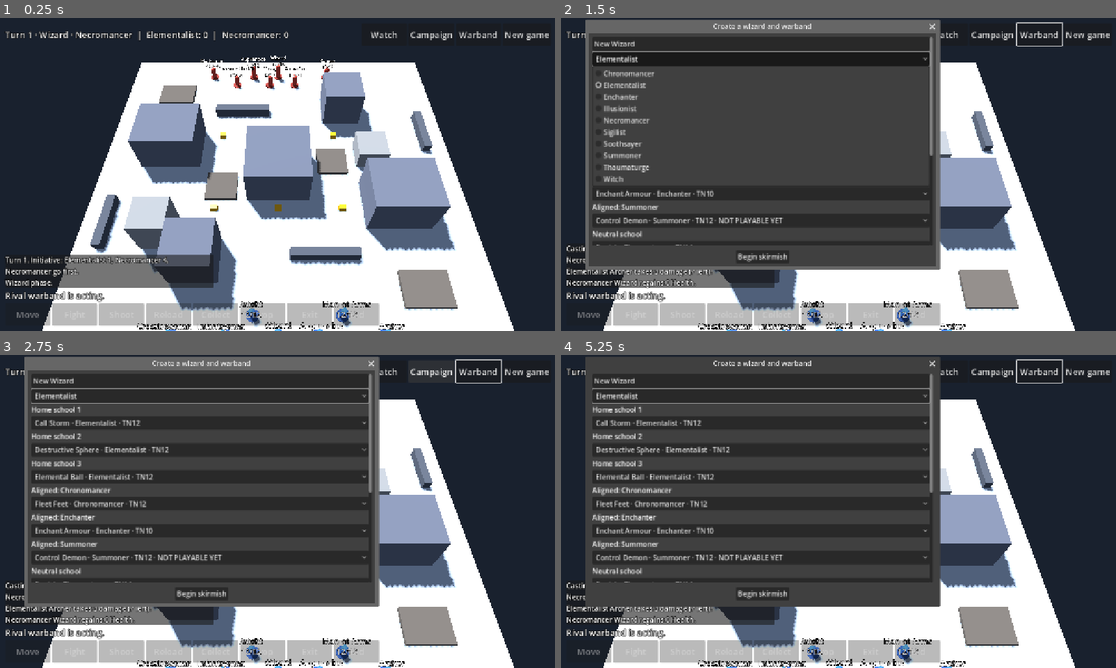
Above: before the commit, frames 1-4 (two rows, left to right).
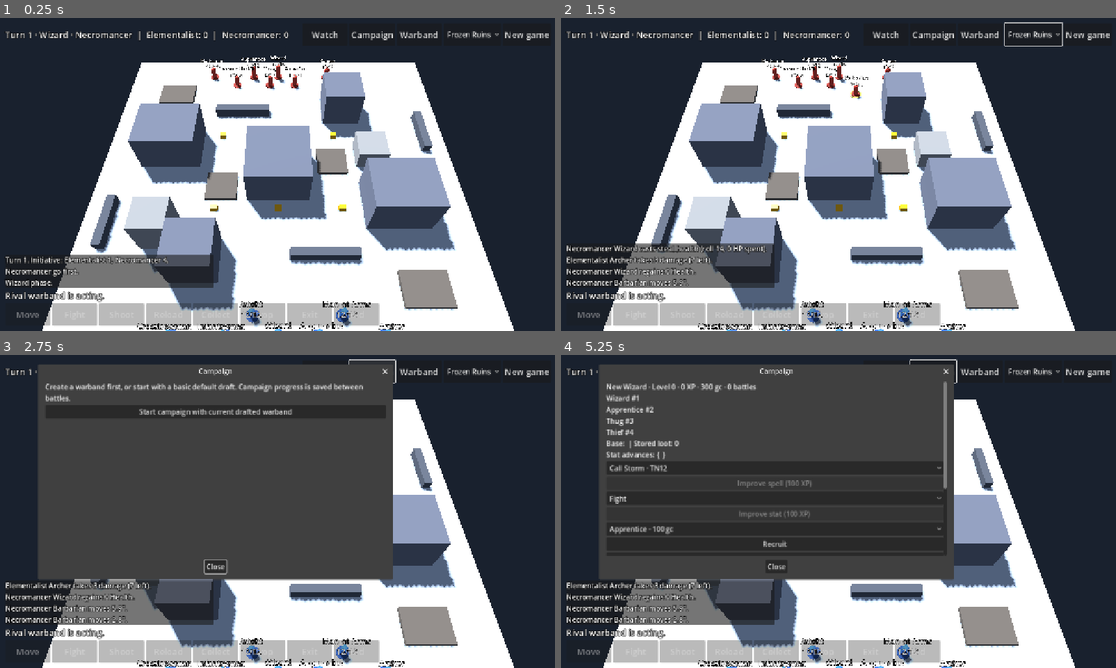
Above: after the commit, the same moments.

Repository: drag0nblad3/Frostgame
Game: Godot game, scene res://scenes/main.tscn
Two runs of this game, one before a commit and one after it. Both use one fixed random seed, a clock stepped at 60 frames per second and the inputs below.
Inputs (mouse positions are in pixels of both pictures, inside the frame that each line leads up to):
- Up to frame 1 (0.25 s): no input
- Up to frame 2 (1.5 s): click (1032, 33) at 0.5 s, where only the run after the commit has a clickable "Frozen Ruins"; click (760, 58) at 1.25 s, where only the run before the commit has a clickable "Elementalist"
- Up to frame 3 (2.75 s): click "Campaign" at 2 s
- Up to frame 4 (5.25 s): click "Campaign" at 2.75 s; click "New game" at 3.5 s; click "New game" at 4.25 s; click (777, 411) at 5 s, where only the run after the commit has a clickable "Start campaign with current d…"

The runs differ from the first frame. In frame 1, 0.4% of the frame differs, in the area x 56-90%, y 4-8%; in frame 2, 43%, in the area x 1-90%, y 0-87%; in frame 3, 16%; in frame 4, 15%.

Commit message:
Implement selectable Mausoleum scenario with recurring skeleton reinforcements

Diff:
--- /dev/null
+++ b/data/boards/mausoleum.json
@@ -0,0 +1,145 @@
+{
+  "id": "mausoleum",
+  "name": "The Mausoleum",
+  "size": [
+    36,
+    36
+  ],
+  "pieces": [
+    {
+      "kind": "ruin",
+      "rect": [
+        4,
+        12,
+        6,
+        5
+      ]
+    },
+    {
+      "kind": "ruin",
+      "rect": [
+        26,
+        19,
+        6,
+        5
+      ]
+    },
+    {
+      "kind": "ruin",
+      "rect": [
+        15,
+        15,
+        6,
+        6
+      ]
+    },
+    {
+      "kind": "ruin",
+      "rect": [
+        9,
+        25,
+        4,
+        4
+      ]
+    },
+    {
+      "kind": "ruin",
+      "rect": [
+        23,
+        7,
+        4,
+        4
+      ]
+    },
+    {
+      "kind": "wall",
+      "rect": [
+        11,
+        9,
+        6,
+        0.8
+      ]
+    },
+    {
+      "kind": "wall",
+      "rect": [
+        19,
+        26.2,
+        6,
+        0.8
+      ]
+    },
+    {
+      "kind": "wall",
+      "rect": [
+        2,
+        21,
+        0.8,
+        5
+      ]
+    },
+    {
+      "kind": "wall",
+      "rect": [
+        33.2,
+        10,
+        0.8,
+        5
+      ]
+    },
+    {
+      "kind": "rubble",
+      "rect": [
+        11,
+        18,
+        3,
+        3
+      ]
+    },
+    {
+      "kind": "rubble",
+      "rect": [
+        22,
+        15,
+        3,
+        3
+      ]
+    },
+    {
+      "kind": "rubble",
+      "rect": [
+        28,
+        28,
+        4,
+        3
+      ]
+    },
+    {
+      "kind": "rubble",
+      "rect": [
+        4,
+        5,
+        4,
+        3
+      ]
+    },
+    {
+      "kind": "platform",
+      "rect": [
+        7,
+        19,
+        3,
+        3
+      ]
+    },
+    {
+      "kind": "tower",
+      "rect": [
+        27,
+        10,
+        3,
+        3
+      ]
+    }
+  ]
+}
--- /dev/null
+++ b/data/scenarios/mausoleum.json
@@ -0,0 +1,221 @@
+{
+  "id": "mausoleum",
+  "name": "The Mausoleum",
+  "board": "mausoleum",
+  "warbands": [
+    {
+      "name": "Elementalist",
+      "figures": [
+        {
+          "type": "wizard",
+          "at": [
+            18,
+            3
+          ]
+        },
+        {
+          "type": "apprentice",
+          "at": [
+            15,
+            3
+          ]
+        },
+        {
+          "type": "knight",
+          "at": [
+            20,
+            4.5
+          ]
+        },
+        {
+          "type": "man_at_arms",
+          "at": [
+            13,
+            4.5
+          ]
+        },
+        {
+          "type": "infantryman",
+          "at": [
+            22,
+            3
+          ]
+        },
+        {
+          "type": "archer",
+          "at": [
+            10,
+            3
+          ]
+        },
+        {
+          "type": "crossbowman",
+          "at": [
+            26,
+            3
+          ]
+        }
+      ],
+      "spells": {
+        "elemental_bolt": 12,
+        "elemental_shield": 10,
+        "fleet_feet": 12,
+        "strength": 12,
+        "heal": 12,
+        "combat_awareness": 16
+      }
+    },
+    {
+      "name": "Necromancer",
+      "figures": [
+        {
+          "type": "wizard",
+          "at": [
+            18,
+            33
+          ]
+        },
+        {
+          "type": "apprentice",
+          "at": [
+            21,
+            33
+          ]
+        },
+        {
+          "type": "barbarian",
+          "at": [
+            16,
+            31.5
+          ]
+        },
+        {
+          "type": "treasure_hunter",
+          "at": [
+            23,
+            31.5
+          ]
+        },
+        {
+          "type": "thug",
+          "at": [
+            19,
+            31.5
+          ]
+        },
+        {
+          "type": "ranger",
+          "at": [
+            12,
+            33
+          ]
+        },
+        {
+          "type": "marksman",
+          "at": [
+            26,
+            33
+          ]
+        }
+      ],
+      "spells": {
+        "bone_dart": 10,
+        "steal_health": 10,
+        "fleet_feet": 12,
+        "glow": 14,
+        "mind_lock": 16,
+        "strength": 14
+      }
+    }
+  ],
+  "treasures": [
+    [
+      14.4,
+      14.4
+    ],
+    [
+      21.6,
+      14.4
+    ],
+    [
+      14.4,
+      21.6
+    ],
+    [
+      21.6,
+      21.6
+    ],
+    [
+      18,
+      10
+    ],
+    [
+      18,
+      25
+    ]
+  ],
+  "random_encounters": false,
+  "forced_combat": true,
+  "reinforcements": [
+    [
+      18,
+      13.5
+    ],
+    [
+      22.5,
+      18
+    ],
+    [
+      18,
+      22.5
+    ],
+    [
+      13.5,
+      18
+    ]
+  ],
+  "creatures": [
+    {
+      "type": "skeleton",
+      "at": [
+        18,
+        13.5
+      ]
+    },
+    {
+      "type": "skeleton",
+      "at": [
+        22.5,
+        18
+      ]
+    },
+    {
+      "type": "skeleton",
+      "at": [
+        18,
+        22.5
+      ]
+    },
+    {
+      "type": "skeleton",
+      "at": [
+        13.5,
+        18
+      ]
+    },
+    {
+      "type": "skeleton",
+      "at": [
+        18,
+        11.2
+      ]
+    },
+    {
+      "type": "skeleton",
+      "at": [
+        18,
+        23.8
+      ]
+    }
+  ]
+}
--- a/src/core/state/encounter_actions.gd
+++ b/src/core/state/encounter_actions.gd
@@ -46,6 +46,28 @@
 			break
 	if not found:
 		return
+	_spawn_at(type, at)
+
+
+func on_end_turn() -> void:
+	var s := c.state
+	if s.reinforcement_points.is_empty() or s.creature_db == null:
+		return
+	var at := s.reinforcement_points[c.dice.pick(s.reinforcement_points.size())]
+	var grid := MoveGrid.new(s.board, null, s.figures)
+	var candidates: Array[Vector2] = [at]
+	for dx in range(-3, 4):
+		for dy in range(-3, 4):
+			candidates.append(at + Vector2(dx, dy) * 0.5)
+	candidates.sort_custom(func(a: Vector2, b: Vector2) -> bool: return a.distance_squared_to(at) < b.distance_squared_to(at))
+	for p in candidates:
+		if grid.open(MovePlanner.node_at(p)) and s.board.can_stand(p, Figure.BASE_RADIUS):
+			_spawn_at("skeleton", MoveGrid.to_pos(MovePlanner.node_at(p)))
+			return
+
+
+func _spawn_at(type: String, at: Vector2) -> void:
+	var s := c.state
 	var id := 1
 	for f in s.figures:
 		id = maxi(id, f.id + 1)
--- a/src/core/state/game_state.gd
+++ b/src/core/state/game_state.gd
@@ -18,6 +18,7 @@
 var reaction_side := -2
 var pending_intercept := {}
 var random_encounters := false
+var reinforcement_points: Array[Vector2] = []
 var creature_db: FigureDb
 var spellbooks := {}
 var spell_catalog := {}
--- a/src/core/state/scenario_loader.gd
+++ b/src/core/state/scenario_loader.gd
@@ -14,6 +14,8 @@
 	var s := GameState.new()
 	s.board = BoardLoader.load_id(d["board"], terrain)
 	s.random_encounters = d.get("random_encounters", false)
+	for at: Array in d.get("reinforcements", []):
+		s.reinforcement_points.append(Vector2(at[0], at[1]))
 	s.forced_combat = d.get("forced_combat", false)
 	s.creature_db = figures
 	s.spell_catalog = JsonFile.read("res://data/spells.json")
--- a/src/core/state/turn_flow.gd
+++ b/src/core/state/turn_flow.gd
@@ -47,6 +47,7 @@
 	while not s.over and s.waiting(s.current_side()).is_empty():
 		if s.phase == Phase.CREATURE:
 			_c._magic.on_end_turn()
+			_c._encounters.on_end_turn()
 			start_turn()
 			return
 		s.order_index += 1
--- a/src/view/battle/battle_scene.gd
+++ b/src/view/battle/battle_scene.gd
@@ -2,6 +2,7 @@
 ## Composition root for human-vs-bot play or optional bot-vs-bot observation.
 
 const SCENARIO := "treasure_skirmish"
+var _scenario_id := SCENARIO
 ## Pause between bot activations in Auto mode (seconds).
 const AUTO_DELAY := 0.35
 
@@ -47,6 +48,7 @@
 		new_game(0))
 	hud.roster_pressed.connect(_open_roster)
 	hud.campaign_pressed.connect(_open_campaign)
+	hud.scenario_selected.connect(func(id: String) -> void: _scenario_id = id)
 	_campaign.load_save()
 	_rig.tapped.connect(_on_tap)
 	_markers = BattleMarkers.new()
@@ -61,7 +63,7 @@
 	auto_play = false
 	hud.set_auto(false)
 	_wait = 0.0
-	var data: Dictionary = JsonFile.read(ScenarioLoader.DIR + SCENARIO + ".json")
+	var data: Dictionary = JsonFile.read(ScenarioLoader.DIR + _scenario_id + ".json")
 	if _campaign_battle:
 		data["warbands"][0] = _campaign.deployment()
 	elif not _roster.is_empty():
--- a/src/view/hud/battle_hud.gd
+++ b/src/view/hud/battle_hud.gd
@@ -8,6 +8,7 @@
 signal new_game_pressed
 signal roster_pressed
 signal campaign_pressed
+signal scenario_selected(id: String)
 signal action_pressed(action: String)
 
 const LOG_LINES := 4
@@ -52,6 +53,13 @@
 	top.add_child(_auto)
 	top.add_child(_button("Campaign", func() -> void: campaign_pressed.emit()))
 	top.add_child(_button("Warband", func() -> void: roster_pressed.emit()))
+	var scenarios := OptionButton.new()
+	scenarios.add_item("Frozen Ruins")
+	scenarios.set_item_metadata(0, "treasure_skirmish")
+	scenarios.add_item("Mausoleum")
+	scenarios.set_item_metadata(1, "mausoleum")
+	scenarios.item_selected.connect(func(i: int) -> void: scenario_selected.emit(str(scenarios.get_item_metadata(i))))
+	top.add_child(scenarios)
 	top.add_child(_button("New game", func() -> void: new_game_pressed.emit()))
 	_blocks.append(top)
 	var spacer := Control.new()
--- /dev/null
+++ b/tests/unit/test_mausoleum.gd
@@ -0,0 +1,11 @@
+extends TestCase
+
+
+func test_mausoleum_setup_and_spawn() -> void:
+	var s := ScenarioLoader.load_id("mausoleum", db(), terrain())
+	check_eq(s.treasures.size(), 6)
+	check_eq(s.side_figures(-1).size(), 6)
+	check_eq(s.reinforcement_points.size(), 4)
+	var c := GameController.new(s, Dice.new(1))
+	c._encounters.on_end_turn()
+	check_eq(s.side_figures(-1).size(), 7)
Not shown, changed: docs/rules-coverage.md
